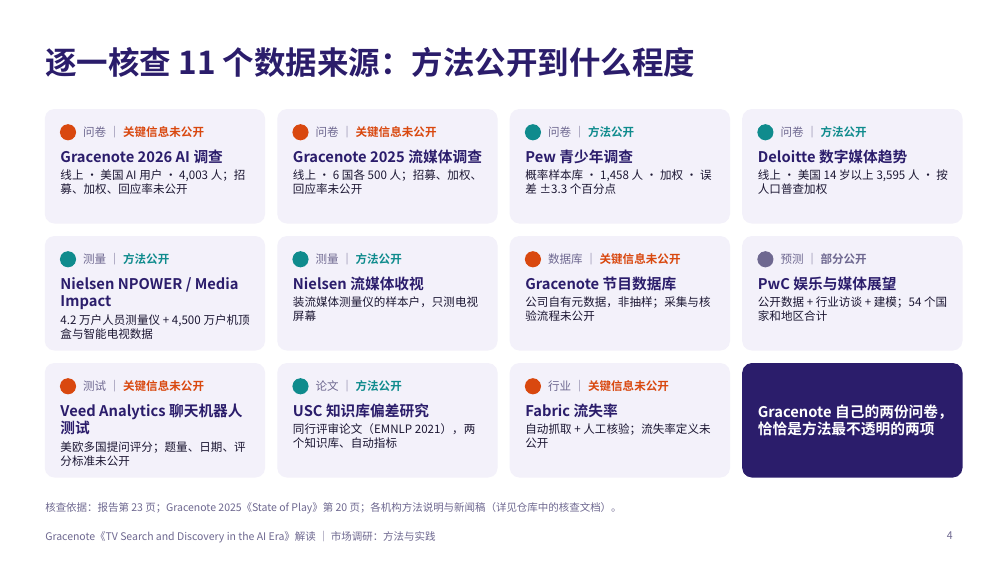
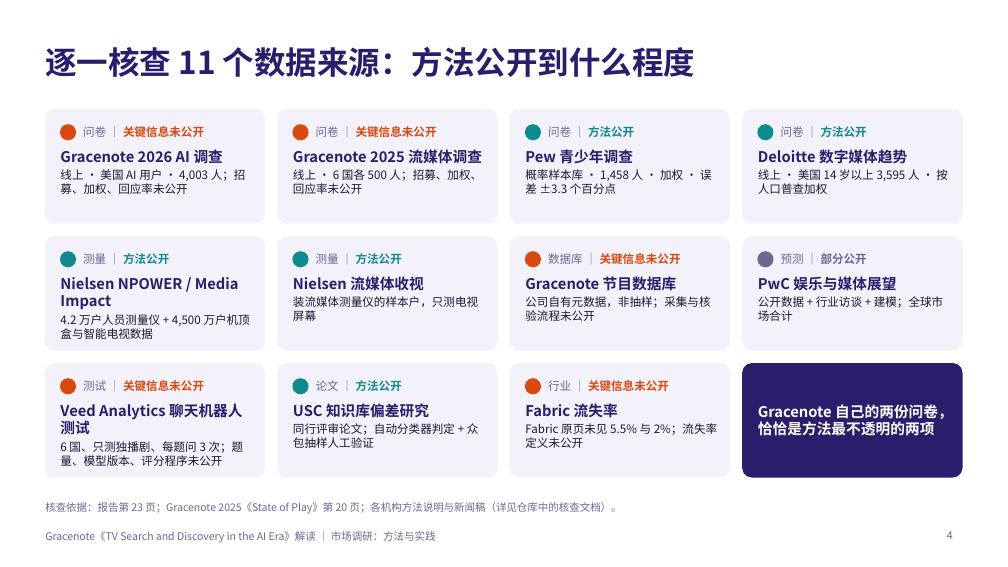
Before and after one commit to jayleo113/ppt, a slide deck: slide 4 of Gracenote_AI报告解读_课堂分享.pptx. Drawn at 1008x567 pixels with LibreOffice and Linux fonts; fonts in the diff are those of the drawing. Boxes give left, top, right and bottom in pixels: in the first picture for what was removed or moved away, otherwise in the second. Text is boxed around its words. In the diff, an @@ line names an element or a change of style, - is before the commit and + after.

```diff
--- a/Gracenote_AI报告解读_课堂分享.pptx
+++ b/Gracenote_AI报告解读_课堂分享.pptx
@@ text at (758,296,943,321): text changed @@
-公开数据 + 行业访谈 + 建模；54 个国家和地区合计
+公开数据 + 行业访谈 + 建模；全球市场合计
@@ text at (60,441,244,466): text changed @@
-美欧多国提问评分；题量、日期、评分标准未公开
+6 国、只测独播剧、每题问 3 次；题量、模型版本、评分程序未公开
@@ text at (293,423,479,448): text changed @@
-同行评审论文（EMNLP 2021），两个知识库、自动指标
+同行评审论文；自动分类器判定 + 众包抽样人工验证
@@ text at (525,423,717,448): text changed @@
-自动抓取 + 人工核验；流失率定义未公开
+Fabric 原页未见 5.5% 与 2%；流失率定义未公开
```
Also in this commit, not shown: 4 other slides changed, 2 other files.
